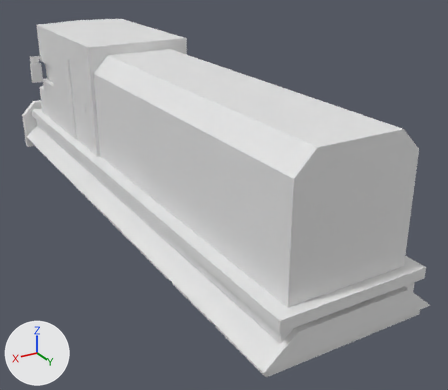
Before and after pictures for a commit that changed the FBX model Assets/Files/Models/Train.fbx.
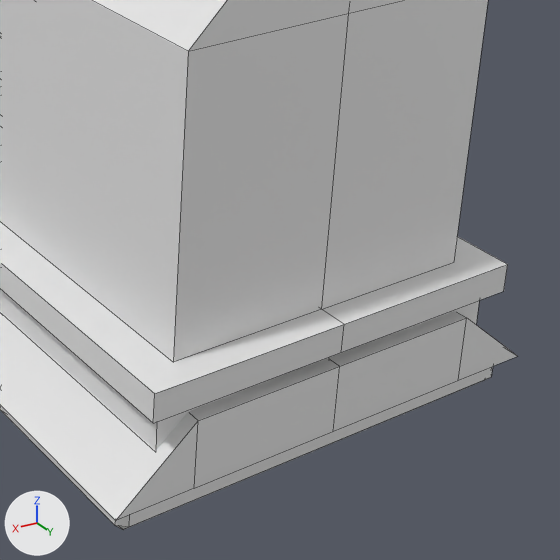
Each version appears first whole from a 50 mm lens placed at (5.67, 11.92, 5.64), pointed at (-0.67, 1.37, 0.36), and next in a close-up on the part from 48% to 100% of the width and 40% to 100% of the height. The lights are fixed; the arrows at lower left show +X, +Y and +Z. The close-ups show mesh edges as thin lines. Where no turn or scale is listed for an object, it has been applied to the vertices. Vertices at the same position are counted once.

The scene before the commit, as lines of its bpy script (objects in view):
```python
me_train_base_001 = bpy.data.meshes.new('Train Base.001')
me_train_base_001.from_pydata(...)  # 28 vertices, 21 faces; spans x -1.64..1.64, y -6.08..6.28, z 0.0..0.58
me_train_base_001.materials.append(mat_train)  # white #e7e7e7
me_train_engine_001 = bpy.data.meshes.new('Train Engine.001')
me_train_engine_001.from_pydata(...)  # 16 vertices, 10 faces; spans x -1.12..1.12, y -1.22..6.08, z 0.78..3.07
me_train_engine_001.materials.append(mat_train)  # white #e7e7e7
me_train_magnets_001 = bpy.data.meshes.new('Train Magnets.001')
me_train_magnets_001.from_pydata(...)  # 160 vertices, 136 faces; spans x -1.55..1.55, y -5.83..6.33, z -0.22..0.0
ob_train_base = bpy.data.objects.new('Train Base', me_train_base_001)
ob_train_base.location = (0.0, 0.0, 0.0)
ob_train_engine = bpy.data.objects.new('Train Engine', me_train_engine_001)
ob_train_engine.location = (0.0, 0.0, 0.0)
ob_train_magnets = bpy.data.objects.new('Train Magnets', me_train_magnets_001)
ob_train_magnets.location = (0.0, -0.121, 0.0)
# also in view: 'Train Platform' at (0.0, 0.1, 0.68)
```
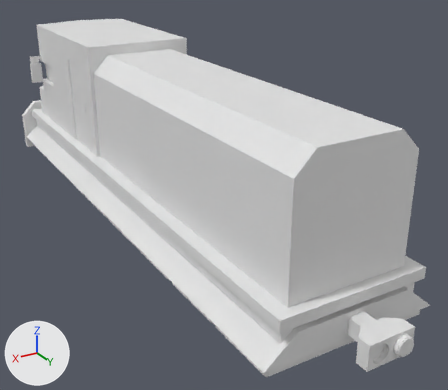
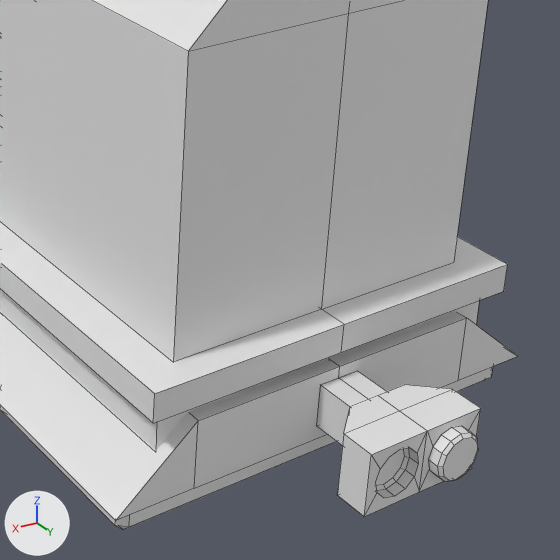
Location of each change, [x1, y1, x2, y2] in pixels of the close-ups (560 x 560 px):
```json
{"object": "Train Connector", "change": "added", "after": [338, 385, 481, 517]}
{"part": 1, "of": "me_train_base_001", "change": "added", "after": [316, 371, 387, 446]}
```

Edits to the scene script, one JSON object a line:
```json
{"block": "me_train_base_001", "where": "# used by ob_train_base; location = (0.0, 0.0, 0.0)"}
{"op": "remove", "block": "me_train_base_001", "code": "me_train_base_001.from_pydata(...)  # 28 vertices, 21 faces; spans x -1.64..1.64, y -6.08..6.28, z 0.0..0.58"}
{"op": "add", "block": "me_train_base_001", "code": "me_train_base_001.from_pydata(...)  # 40 vertices, 31 faces; spans x -1.64..1.64, y -6.08..6.78, z 0.0..0.58"}
{"block": "me_train_base_001", "change": "me_train_base_001 part 1"}
{"block": "me_train_base_001", "change": "6 vertices are added at (0.15, 6.28, 0.4), (0.15, 6.28, 0.1), (0.0, 6.28, 0.1), (0.0, 6.28, 0.4), (-0.15, 6.28, 0.4), (-0.15, 6.28, 0.1)"}
{"block": "me_train_base_001", "change": "6 new vertices lie (0.0, 0.5, 0.0) away from vertices in x -0.15..0.15, y 6.28, z 0.1..0.4"}
{"block": "me_train_base_001", "change": "10 new faces join them"}
{"op": "add", "block": "me_train_connector", "code": ["me_train_connector = bpy.data.meshes.new('Train Connector')", "me_train_connector.from_pydata(...)  # 90 vertices, 72 faces; spans x -0.429..0.429, y -0.498..0.0, z -0.215..0.215", "me_train_connector.materials.append(mat_train)  # white #e7e7e7"]}
{"op": "add", "block": "ob_train_connector", "code": ["ob_train_connector = bpy.data.objects.new('Train Connector', me_train_connector)", "ob_train_connector.parent = ob_train", "ob_train_connector.location = (0.0, 6.61, 0.248)", "ob_train_connector.rotation_euler = (0.0, 0.0, -3.142)  # degrees (0, 0, -180)"]}
```
